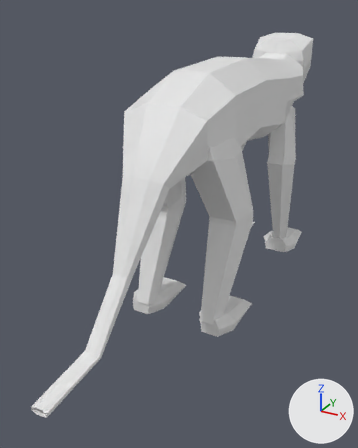
An edit to the FBX model Assets/Art/AnimationClips/monke2.fbx, drawn before and after from the same camera.
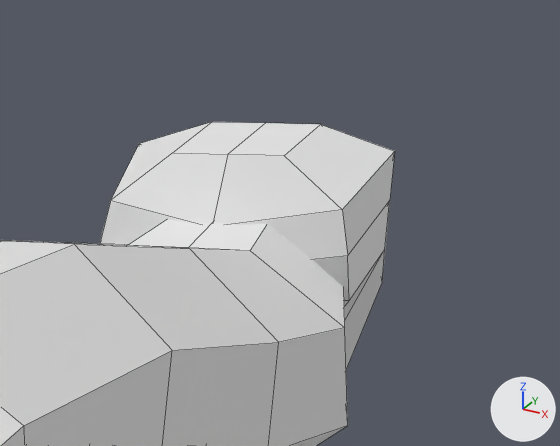
Each version is shown whole from a 50 mm camera at (1.59, -3.59, 1.11) aimed at (-0.15, -0.43, -0.47), then close up on the part from 65% to 97% of the width and 2% to 22% of the height. Arrows for +X, +Y and +Z are at lower right; the lights stay in place. The close-ups show mesh edges as thin lines. Materials are left out; every surface is plain grey. Vertices at the same position are counted once.

In view in the first close-up: 'Monke'.
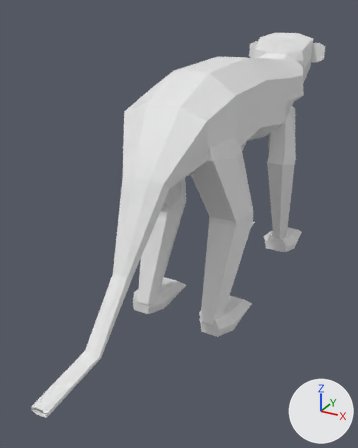
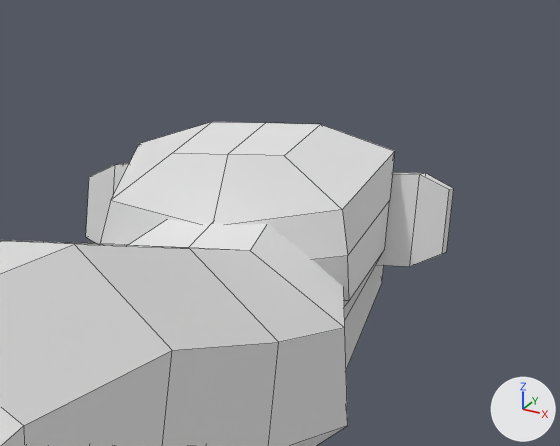
Diff of the bpy script that builds the scene:
```diff
--- a/Assets/Art/AnimationClips/monke2.fbx.py
+++ b/Assets/Art/AnimationClips/monke2.fbx.py
@@ me_plane @@
 # used by ob_monke; location = (0.0, 0.0, 0.0)
-me_plane.from_pydata(...)  # 365 vertices, 336 faces; spans x -0.46..0.46, y -2.21..1.84, z -1.16..0.87
+me_plane.from_pydata(...)  # 389 vertices, 356 faces; spans x -0.46..0.46, y -2.21..1.84, z -1.16..0.87
+# me_plane part 1
+# 16 vertices are added at x -0.38..0.38, y 1.51..1.56, z 0.61..0.78
+# 8 new vertices lie (0.14, 0.0, 0.0) away from vertices in x -0.32..0.18, y 1.51..1.56, z 0.61..0.78
+# 20 new faces join them
```

Location of each change, (x1, y1, x2, y2) in pixels of the close-ups (560 x 446 px):
'Monke', reshaped
    before: (0, 122, 395, 446)
    after: (0, 122, 454, 446)
part 1 of me_plane, added
    after: (86, 163, 454, 267)
